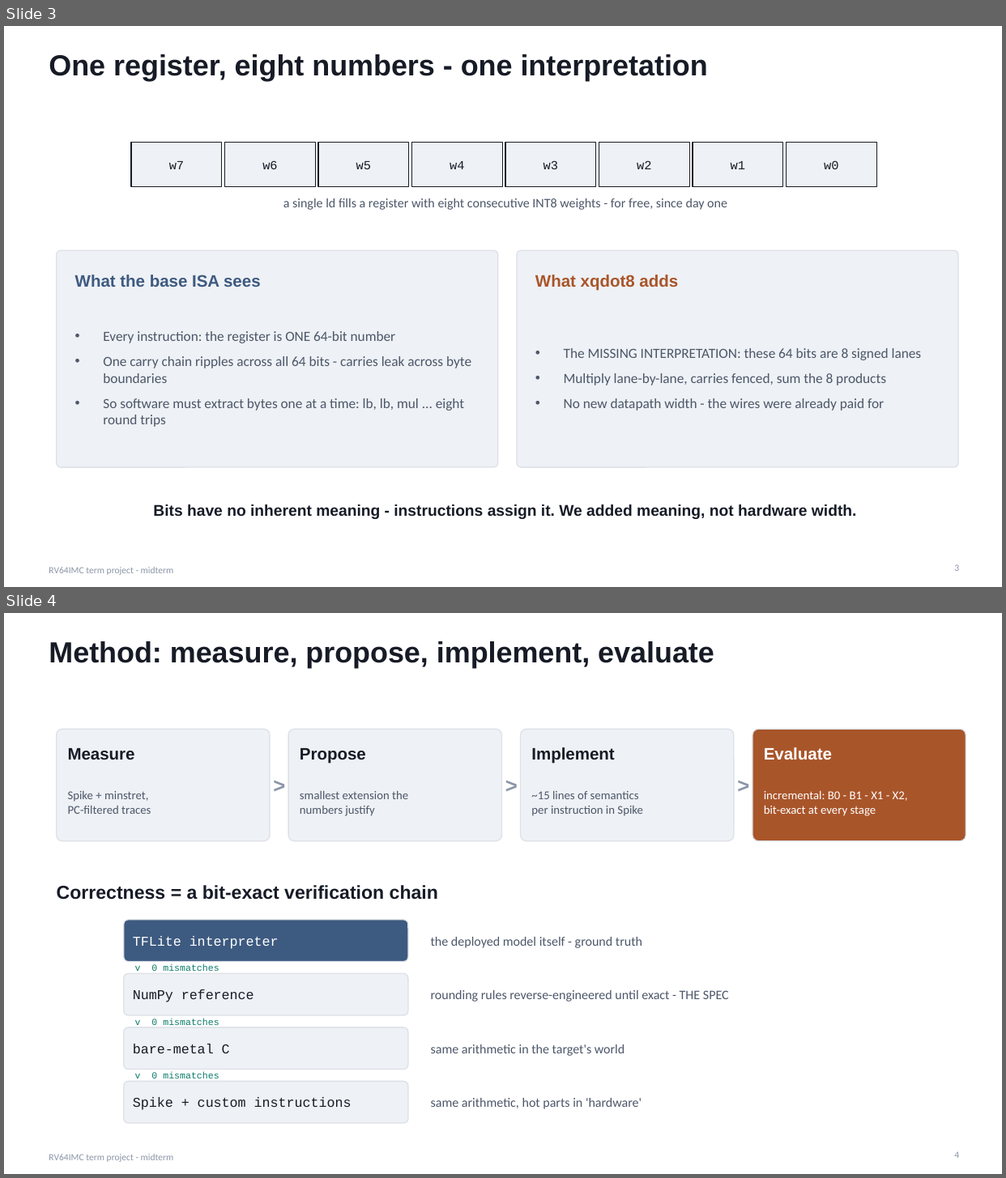
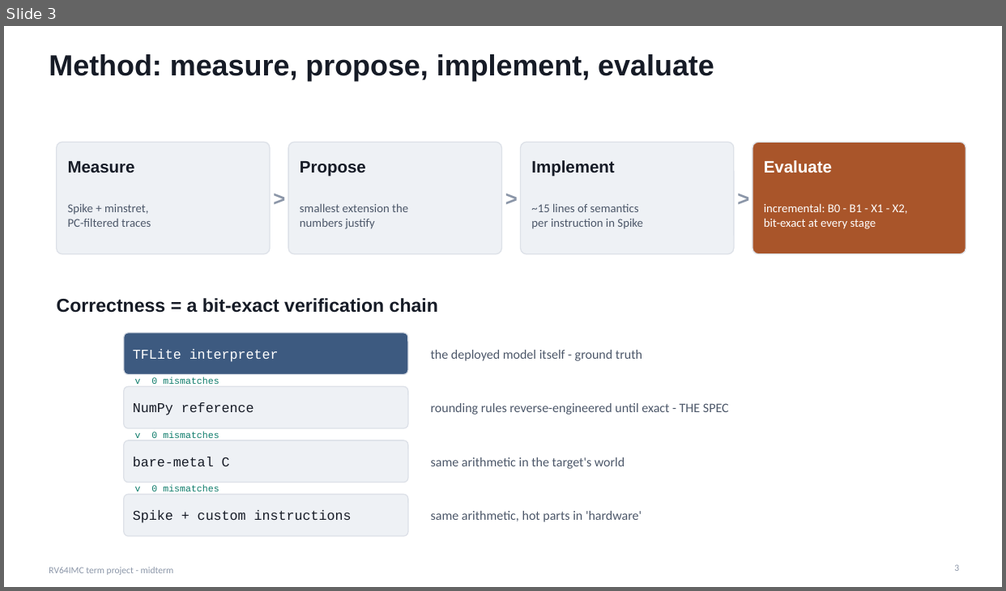
Before and after one commit to ido-flow/rv64-qnn, a slide deck: docs/slides/rv64_midterm_slides.pptx. Shown one above the other, each under a label of ours: slides 3 and 4 before the commit, slide 3 after it. The pictures are 1006x1178 and 1006x591 pixels, drawn with LibreOffice and Linux fonts; fonts in the diff are those of the drawing. Boxes give left, top, right and bottom in pixels: in the first picture for what was removed or moved away, otherwise in the second. Text is boxed around its words. In the diff, an @@ line names an element or a change of style, - is before the commit and + after.

```diff
--- a/docs/slides/rv64_midterm_slides.pptx
+++ b/docs/slides/rv64_midterm_slides.pptx
@@ slide 3 removed at [4,26,1002,587], background #FFFFFF; not listed: 1 template element that a slide beside it also shows @@
@@ title removed at [49,54,708,81] @@
-One register, eight numbers - one interpretation
@@ rectangle removed at [131,142,222,187] @@
@@ rectangle removed at [225,142,315,187] @@
@@ rectangle removed at [318,142,409,187] @@
@@ rectangle removed at [412,142,503,187] @@
@@ rectangle removed at [505,142,596,187] @@
@@ rectangle removed at [599,142,690,187] @@
@@ rectangle removed at [692,142,783,187] @@
@@ rectangle removed at [786,142,877,187] @@
@@ text removed at [169,161,184,169] @@
-w7
@@ text removed at [262,160,277,169] @@
-w6
@@ text removed at [356,161,371,169] @@
-w5
@@ text removed at [450,161,464,169] @@
-w4
@@ text removed at [543,160,558,169] @@
-w3
@@ text removed at [637,160,651,169] @@
-w2
@@ text removed at [731,161,745,169] @@
-w1
@@ text removed at [824,160,838,169] @@
-w0
@@ text removed at [283,199,727,210] @@
-a single ld fills a register with eight consecutive INT8 weights - for free, since day one
@@ rounded rectangle removed at [57,250,498,467] @@
@@ rounded rectangle removed at [517,250,958,467] @@
@@ text removed at [75,275,261,287] @@
-What the base ISA sees
@@ text removed at [535,275,678,291] @@
-What xqdot8 adds
@@ text removed at [103,331,471,427] @@
-• Every instruction: the register is ONE 64-bit number
-• One carry chain ripples across all 64 bits - carries leak across byte boundaries
-• So software must extract bytes one at a time: lb, lb, mul ... eight round trips
@@ text removed at [564,348,922,411] @@
-• The MISSING INTERPRETATION: these 64 bits are 8 signed lanes
-• Multiply lane-by-lane, carries fenced, sum the 8 products
-• No new datapath width - the wires were already paid for
@@ text removed at [153,505,857,519] @@
-Bits have no inherent meaning - instructions assign it. We added meaning, not hardware width.
@@ page number removed at [954,565,959,571] @@
-3
@@ what was slide 4 is now slide 3 @@
@@ page number at [954,565,959,571]: text changed @@
-4
+3
```
Also in this commit, not shown: 5 slides changed, 5 slides added, 1 other slide removed, 7 other files.
